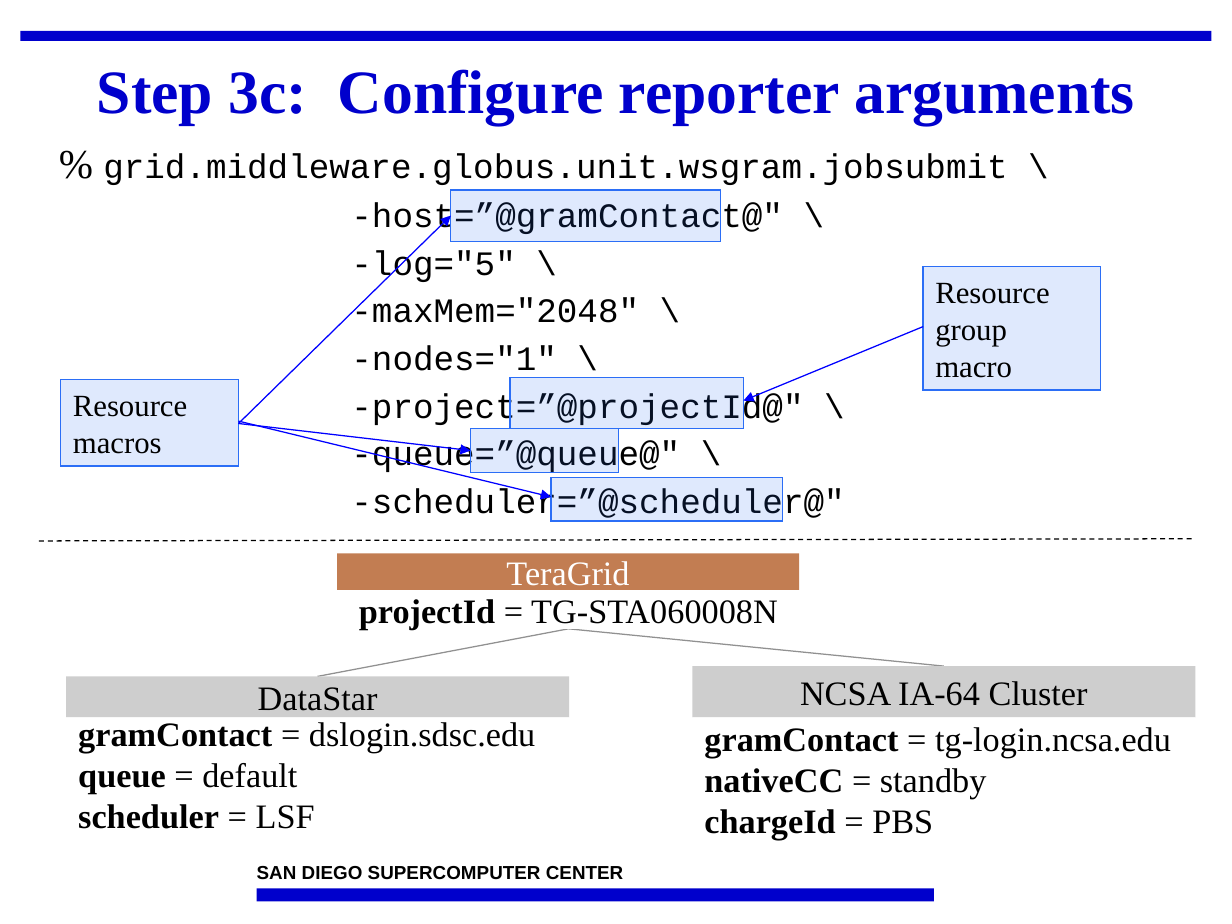
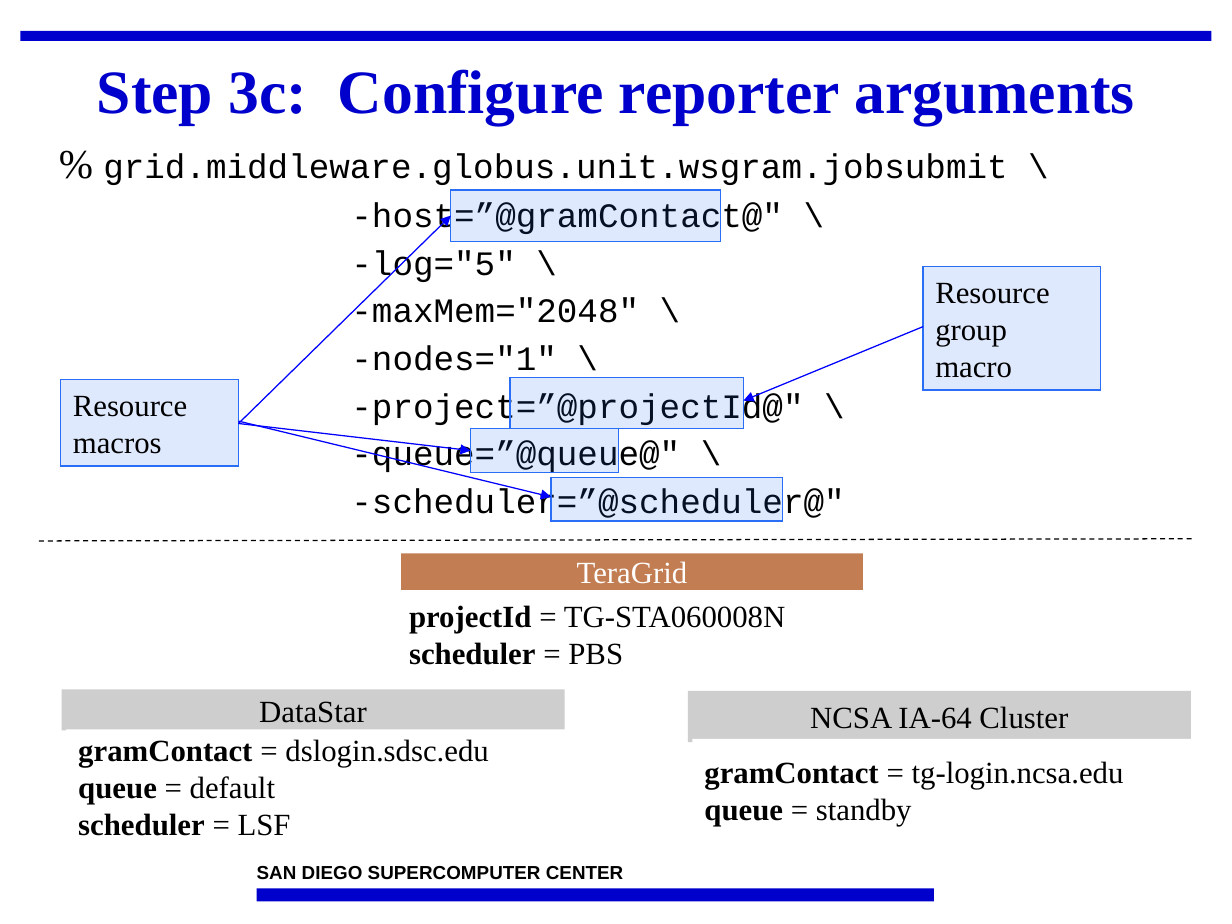
Before and after one commit to IncaProject/inca-xsede, a slide deck: slide 14 of talks/2008workshop/control.ppt. Drawn at 1232x924 pixels with LibreOffice and Linux fonts; fonts in the diff are those of the drawing; background and template pictures are left out. Boxes give left, top, right and bottom in pixels: in the first picture for what was removed or moved away, otherwise in the second. Text is boxed around its words. In the diff, an @@ line names an element or a change of style, - is before the commit and + after.

```diff
--- a/talks/2008workshop/control.ppt
+++ b/talks/2008workshop/control.ppt
@@ size 20 to 18 pt in 4 elements at (67,729,569,843), (62,690,564,731), (687,691,1190,743), (402,553,864,590) @@
@@ rectangle "TeraGrid": place and size @@
-rectangle "TeraGrid" at (338,553,800,590)
+rectangle "TeraGrid" at (402,553,864,590)
@@ text "projectId = TG-STA060008N": place and size @@
-text "projectId = TG-STA060008N" at (333,590,803,628)
+text "projectId = TG-STA060008N" at (409,605,786,665)
@@ line removed from (568, 628) to (318, 676) @@
@@ text at (409,605,786,633): size 20 to 18 pt in "projectId = TG-STA060008N"; alignment centre to left @@
@@ line removed from (568, 628) to (944, 667) @@
@@ text at (409,642,623,665): paragraph added @@
+scheduler = PBS
@@ rectangle "DataStar": place and size @@
-rectangle "DataStar" at (67,676,569,717)
+rectangle "DataStar" at (62,690,564,731)
@@ rectangle "NCSA IA-64 Cluster": place and size @@
-rectangle "NCSA IA-64 Cluster" at (692,667,1195,718)
+rectangle "NCSA IA-64 Cluster" at (687,691,1190,743)
@@ rectangle "gramContact = dslogin.sdsc.edu": place and size @@
-rectangle "gramContact = dslogin.sdsc.edu" at (67,717,569,830)
+rectangle "gramContact = dslogin.sdsc.edu" at (67,729,569,843)
@@ rectangle "gramContact = tg-login.ncsa.edu": place and size @@
-rectangle "gramContact = tg-login.ncsa.edu" at (692,717,1195,840)
+rectangle "gramContact = tg-login.ncsa.edu" at (692,739,1195,840)
@@ text in rectangle at (704,761,1124,789): size 20 to 18 pt in "gramContact = tg-login.ncsa.edu" @@
@@ text in rectangle at (704,798,912,826): text changed; size 20 to 18 pt; bold off @@
-nativeCC = standby
-chargeId = PBS
+queue = standby
```
Also in this commit, not shown: 16 other slides changed.
